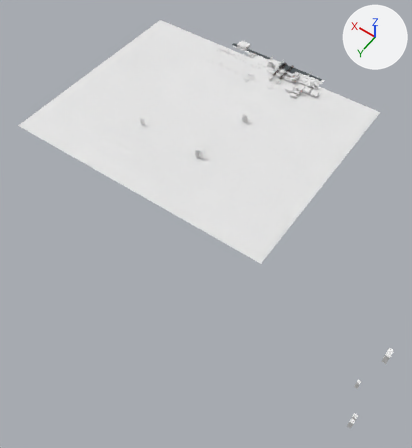
What one commit did to the Blender file chemriver.blend.
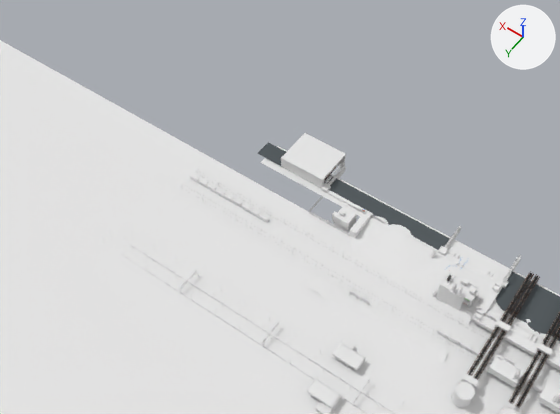
Each version is shown whole from a camera (50 mm lens) standing at (-434.0, 1074.0, 869.0) and looking at (-4.0, 473.0, -76.0), then close up from a camera (50 mm lens) standing at (74.0, 229.0, 310.0) and looking at (217.0, 29.0, -4.0). The lights are fixed; the arrows at upper right show +X, +Y and +Z.

In view in the first close-up: 'bed', 'dock.003', 'end_tunnel', 'mountain.001', 'pipe_section_proxy.000', 'rail.000', 'road_piece.001', 'road_piece.002', 'sand', 'sandbank_alt', 'sea', 'sea.001'.
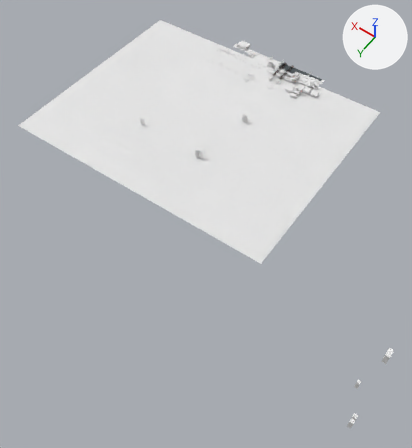
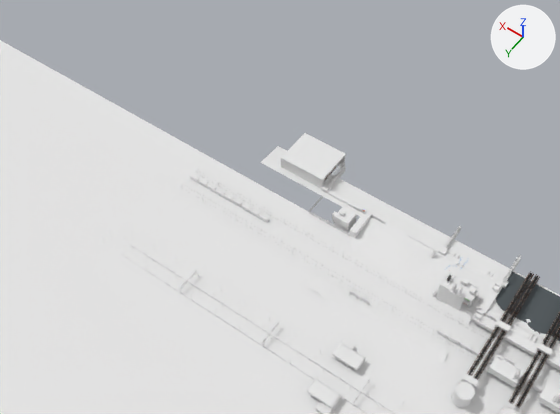
Location of each change, [x1, y1, x2, y2] in pixels of the close-ups (560 x 414 px):
'sea.001', hidden
    before: [257, 142, 450, 250]

The change in detail:
Object 'sea.001' (ob_sea_001) is now hidden.
